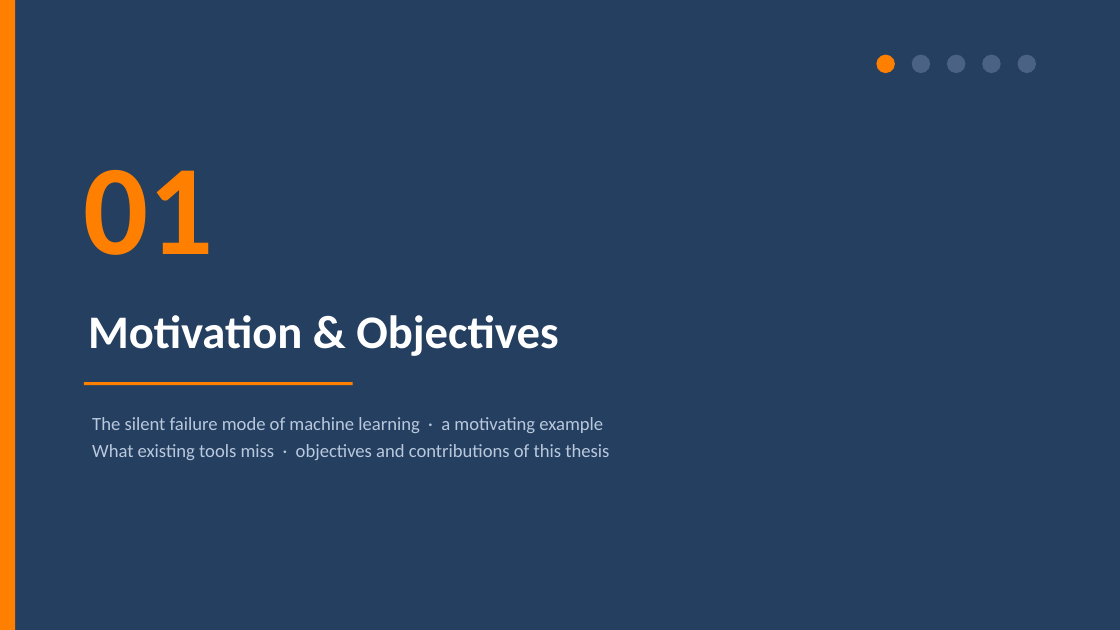
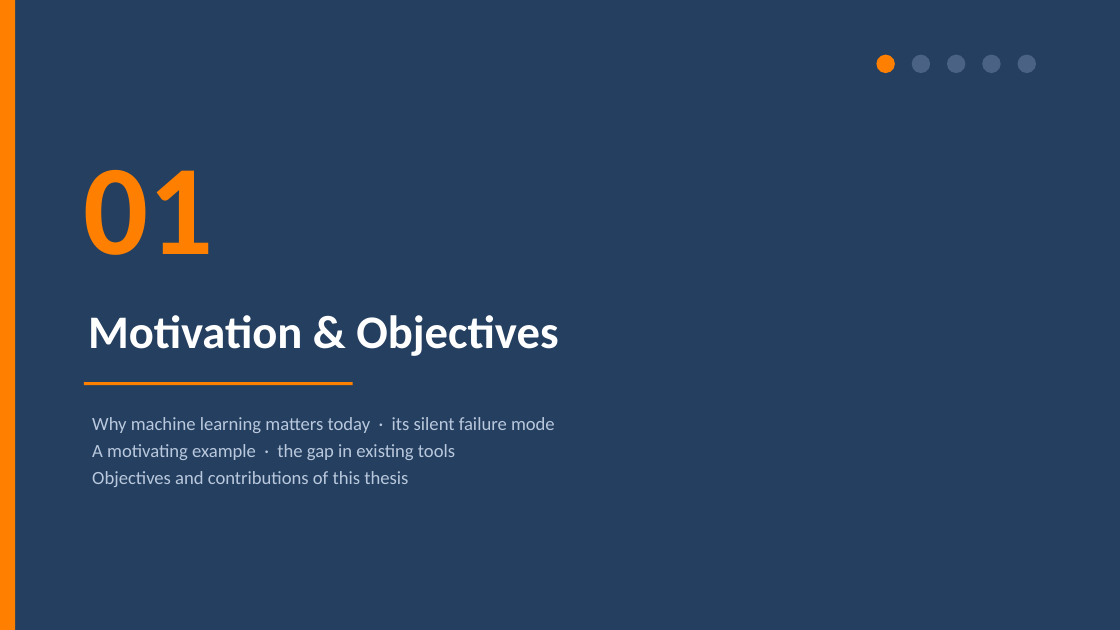
Before and after one commit to jaimecano12/ml-framework, a slide deck: slide 3 of presentation.pptx. Drawn at 1120x630 pixels with LibreOffice and Linux fonts; fonts in the diff are those of the drawing. Boxes give left, top, right and bottom in pixels: in the first picture for what was removed or moved away, otherwise in the second. Text is boxed around its words. In the diff, an @@ line names an element or a change of style, - is before the commit and + after.

```diff
--- a/presentation.pptx
+++ b/presentation.pptx
@@ text at (x1=92, y1=417, x2=555, y2=487): text changed @@
-The silent failure mode of machine learning · a motivating example
-What existing tools miss · objectives and contributions of this thesis
+Why machine learning matters today · its silent failure mode
+A motivating example · the gap in existing tools
+Objectives and contributions of this thesis
```
Also in this commit, not shown: 22 other slides changed, 1 slide added, 3 other files.
